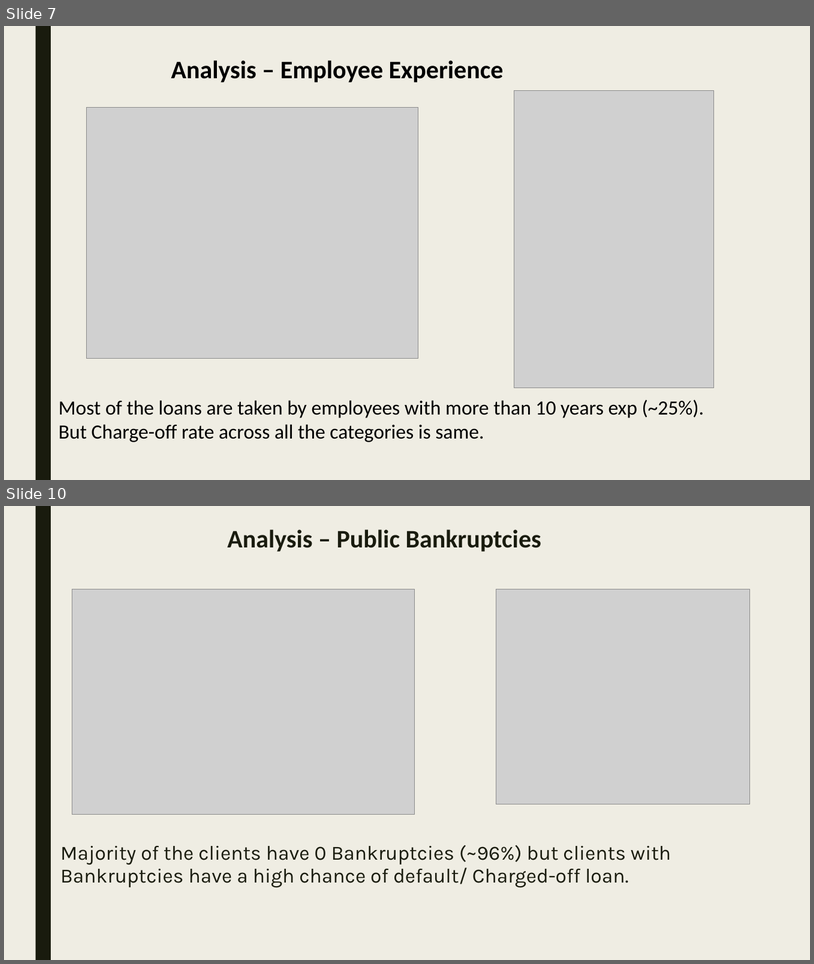
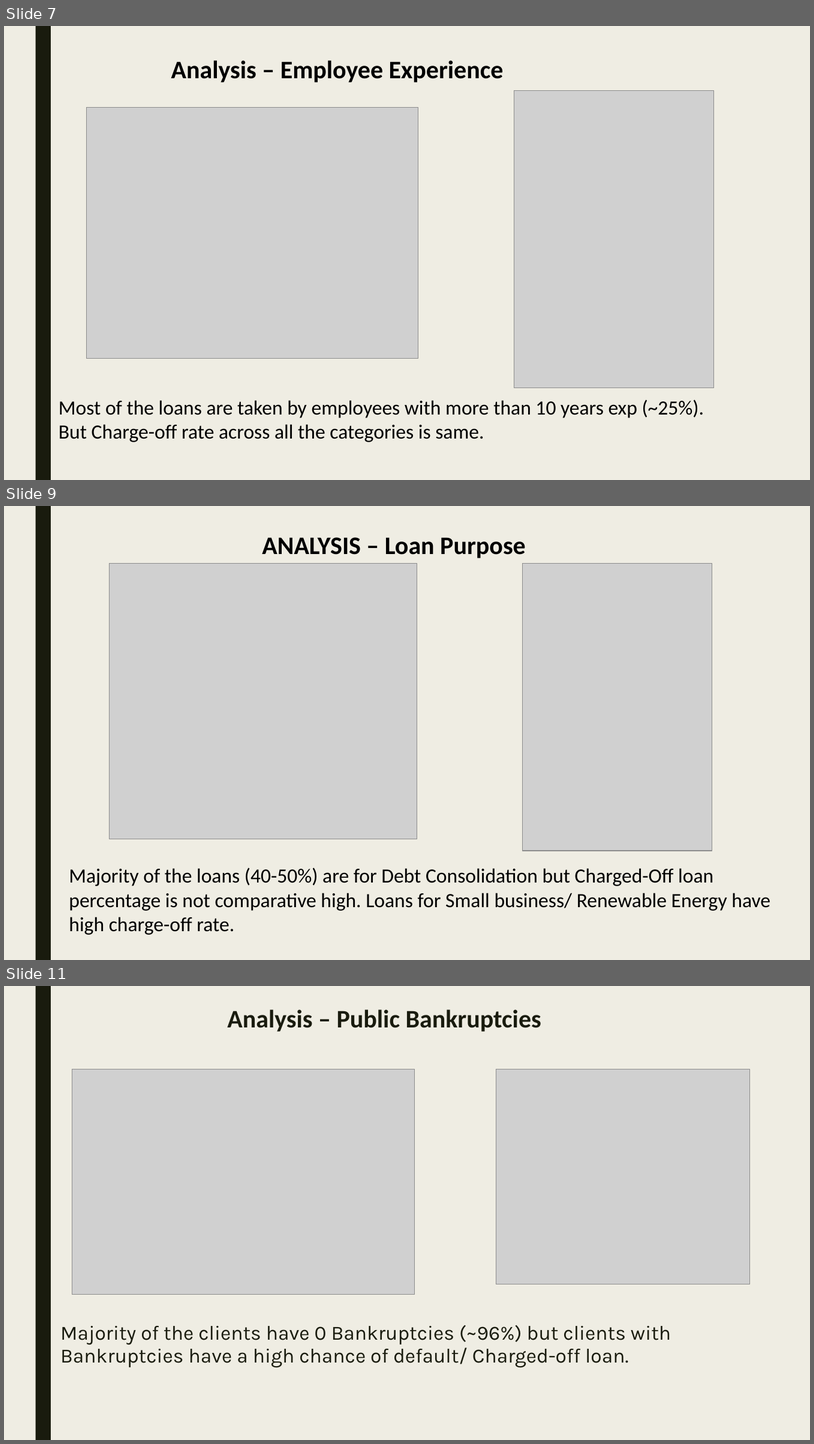
Before and after one commit to SaiViswanadhKintali/Lending-Club, a slide deck: Lending_Club_Case_Study.pptx. Shown one above the other, each under a label of ours: slides 7 and 10 before the commit, slides 7, 9 and 11 after it; the slides between them are not shown. The pictures are 814x964 and 814x1444 pixels, drawn with LibreOffice and Linux fonts; fonts in the diff are those of the drawing; grey boxes stand for pictures. Boxes give left, top, right and bottom in pixels: in the first picture for what was removed or moved away, otherwise in the second. Text is boxed around its words. In the diff, an @@ line names an element or a change of style, - is before the commit and + after.

```diff
--- a/Lending_Club_Case_Study.pptx
+++ b/Lending_Club_Case_Study.pptx
@@ slide 9 added at <box>4,506,810,960</box>, background #EFEDE3; not listed: 1 template element that a slide beside it also shows @@
@@ text added at <box>262,537,526,558</box>, 30 pt, text #000000, bold @@
+ANALYSIS – Loan Purpose
@@ picture added at <box>109,563,418,839</box> @@
@@ picture added at <box>522,563,713,850</box> @@
@@ text added at <box>69,867,771,934</box>, 24 pt, text #000000 @@
+Majority of the loans (40-50%) are for Debt Consolidation but Charged-Off loan percentage is not comparative high. Loans for Small business/ Renewable Energy have high charge-off rate.
@@ what was slide 10 is now slide 11 @@
```
Also in this commit, not shown: 9 slides changed, 3 other files.
